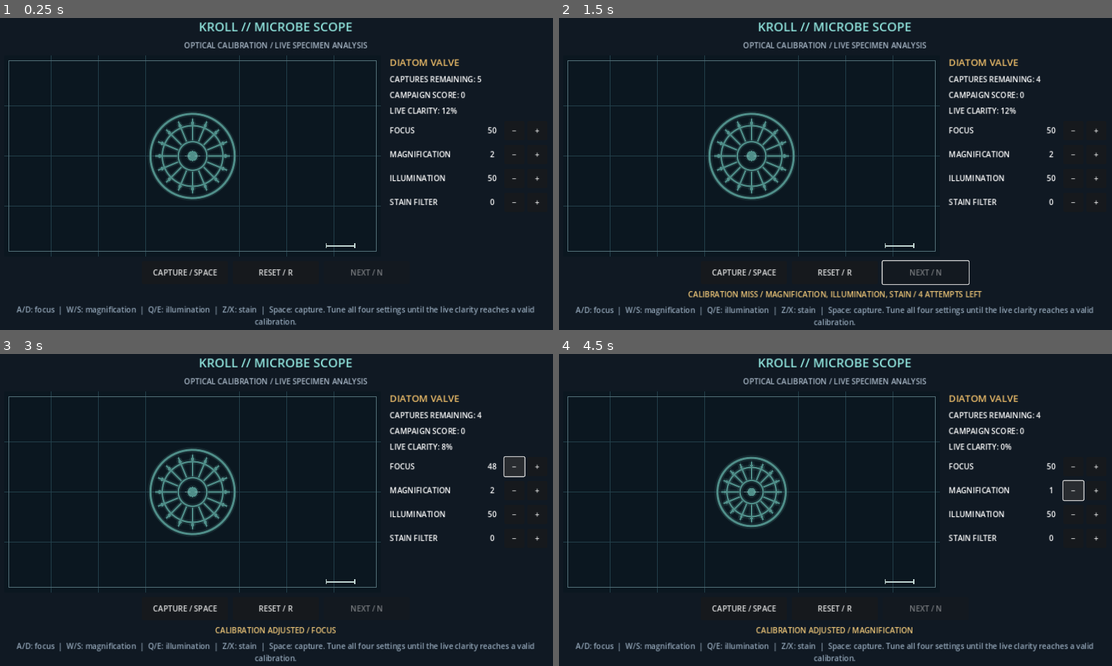
Above: before the commit, frames 1-4 (two rows, left to right).
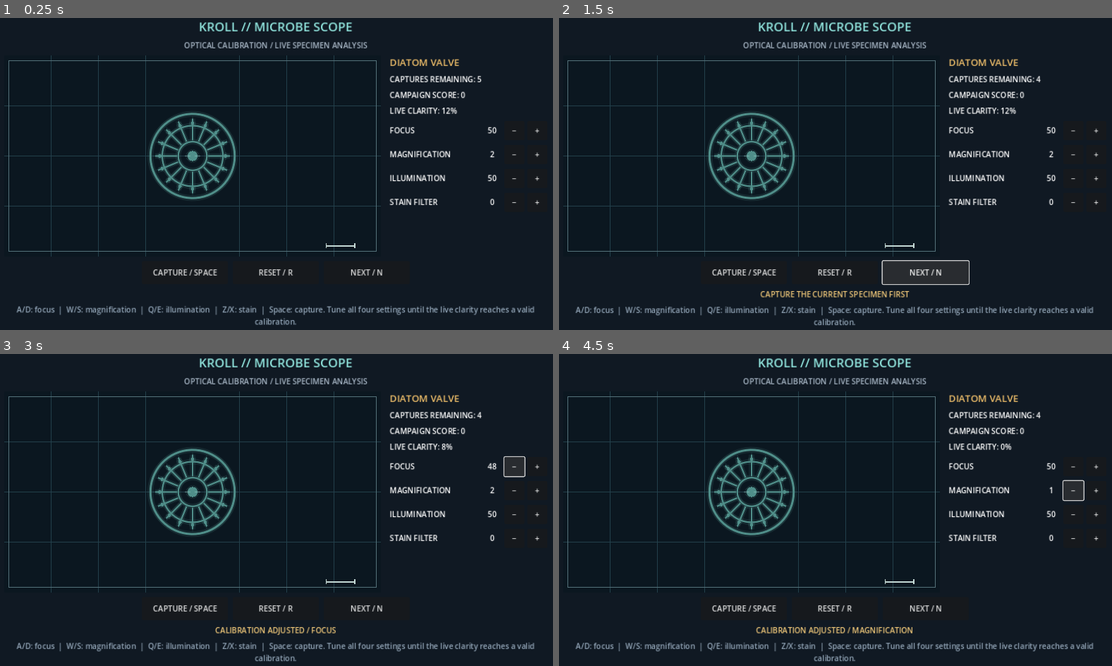
Above: after the commit, the same moments.

Repository: qaqp980520-prog/2126-Survival
Game: Godot game, scene res://main.tscn
Same seed, same stepped clock (60 frames per second), same inputs: the game is played once before the commit and once after it.
Inputs (mouse positions are in pixels of both pictures, inside the frame that each line leads up to):
- Up to frame 1 (0.25 s): no input
- Up to frame 2 (1.5 s): click "CAPTURE / SPACE" at 0.5 s; click (923, 273) at 1.25 s, where only the run after the commit has a clickable "NEXT / N"
- Up to frame 3 (3 s): click (364, 609) at 2 s, where only the run after the commit has a clickable "NEXT / N"; click "−" at 2.75 s
- Up to frame 4 (4.5 s): click "+" at 3.5 s; click "−" at 4.25 s

The runs differ from the first frame. In frame 1, less than 0.1% of the frame differs, in the area x 39-70%, y 35-83%; in frame 2, 0.8%; in frame 3, less than 0.1%; in frame 4, 1.7%, in the area x 27-70%, y 30-83%.
Error after the commit: Invalid call to function 'set_specimen_data (via call)' in base 'Control (KROLLMicrobeScopeView)'. Expected 6 arguments. (res://main.gd:231)

Commit message:
Run 81: format microscope calibration feedback safely

Diff:
--- a/daily_games/KROLL_Microbe_Scope/main.gd
+++ b/daily_games/KROLL_Microbe_Scope/main.gd
@@ -191,7 +191,12 @@
         _status_label.text = "SPECIMEN CAPTURED / CLARITY %d%%" % int(result["evaluation"]["clarity"])
     else:
         var errors: Array = result["evaluation"].get("errors", [])
-        _status_label.text = "CALIBRATION MISS / %s / %d ATTEMPTS LEFT" % [", ".join(errors).to_upper(), int(_state["attempts_left"])]
+        var error_text: String = ""
+        for error in errors:
+            if not error_text.is_empty():
+                error_text += ", "
+            error_text += str(error).to_upper()
+        _status_label.text = "CALIBRATION MISS / %s / %d ATTEMPTS LEFT" % [error_text, int(_state["attempts_left"])]
         if str(_state["status"]) == "failed":
             _status_label.text = "SPECIMEN LOST / RESET TO RETRY"
     _refresh_ui()
@@ -226,7 +231,6 @@
     _view.call(
         "set_specimen_data",
         str(_state.get("specimen_id", "")),
-        int(_state.get("focus", 0)),
         int(_state.get("magnification", 1)),
         int(_state.get("illumination", 0)),
         int(_state.get("stain", 0)),
